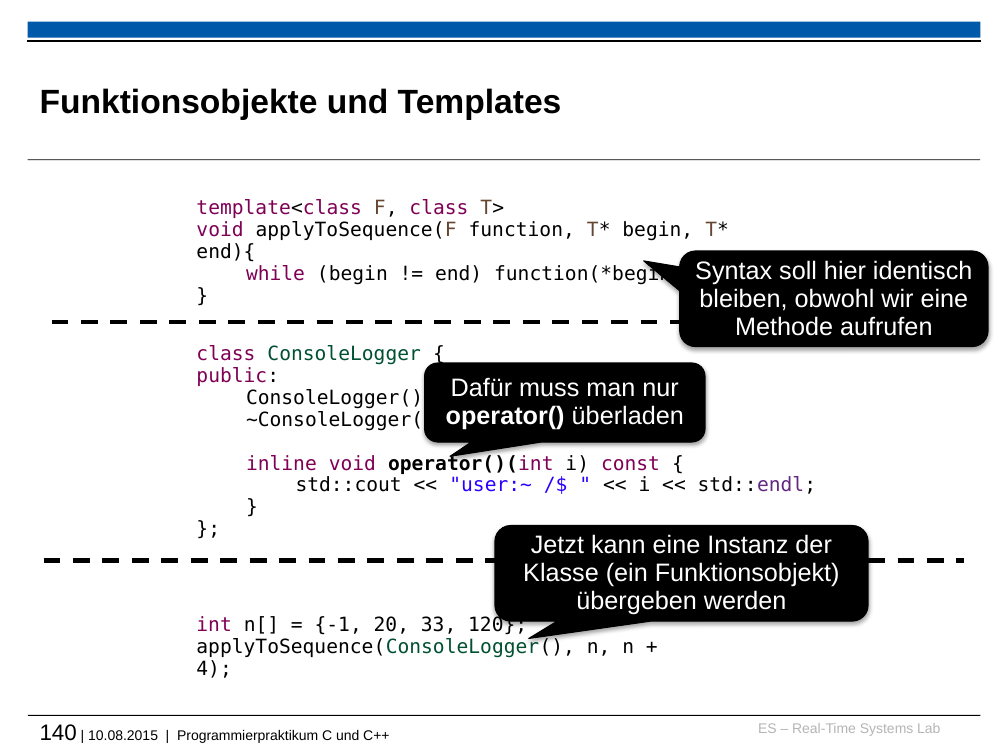
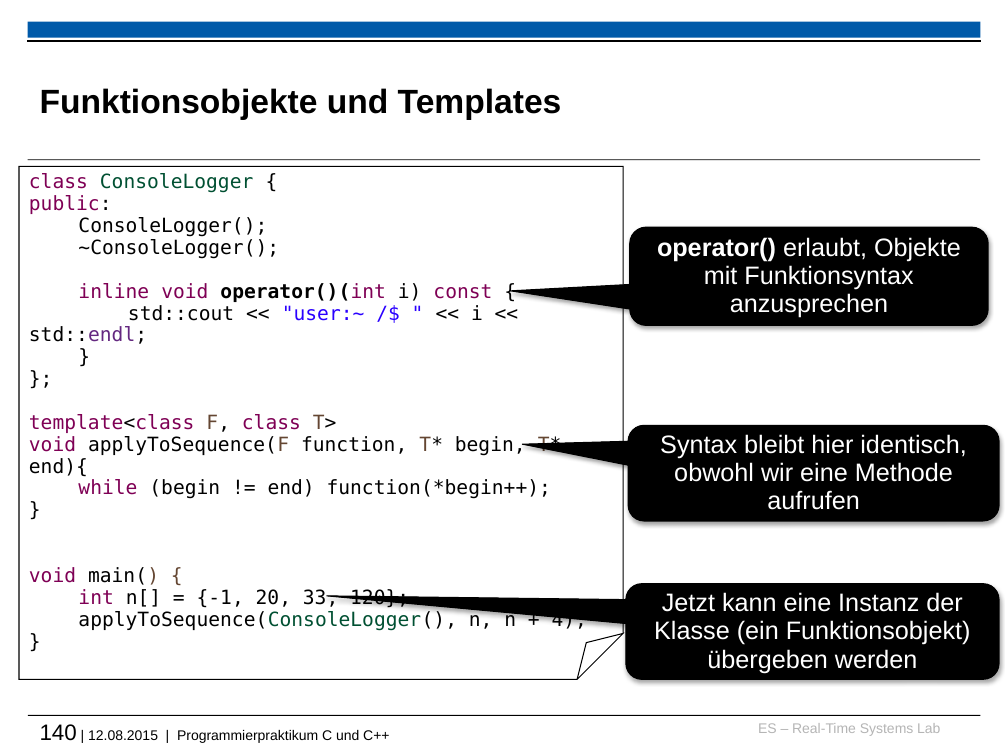
Before and after one commit to h82k/tud-cppp, a slide deck: slide 140 of vorlesung/cppp_lecture.pptx. Drawn at 1008x756 pixels with LibreOffice and Linux fonts; fonts in the diff are those of the drawing; background and template pictures are left out. Boxes give left, top, right and bottom in pixels: in the first picture for what was removed or moved away, otherwise in the second. Text is boxed around its words. In the diff, an @@ line names an element or a change of style, - is before the commit and + after.

Commit message:
Improve presentation

```diff
--- a/vorlesung/cppp_lecture.pptx
+++ b/vorlesung/cppp_lecture.pptx
@@ folded corner "class ConsoleLogger {" resized from (x1=196, y1=345, x2=817, y2=494) to (x1=19, y1=166, x2=623, y2=679) @@
@@ folded corner "class ConsoleLogger {" at (x1=19, y1=166, x2=623, y2=679): outline none to #000000 0.75 pt @@
@@ text removed at (x1=196, y1=199, x2=729, y2=285) @@
-template<class F, class T>
-void applyToSequence(F function, T* begin, T* end){
-while (begin != end) function(*begin++);
-}
@@ proportions changed in 3 elements at (x1=626, y1=584, x2=999, y2=679), (x1=628, y1=425, x2=999, y2=521), (x1=630, y1=227, x2=989, y2=325) @@
@@ rounded speech box "operator() erlaubt, Objekte mit Funktionsyntax ..." resized from (x1=424, y1=363, x2=705, y2=442) to (x1=630, y1=227, x2=989, y2=325) @@
@@ text in rounded speech box at (x1=657, y1=237, x2=961, y2=318): text changed @@
-Dafür muss man nur operator() überladen
+operator() erlaubt, Objekte mit Funktionsyntax anzusprechen
@@ line removed from (51, 323) to (973, 323) @@
@@ text in folded corner at (x1=29, y1=414, x2=587, y2=631): paragraphs added @@
+template<class F, class T>
+void applyToSequence(F function, T* begin, T* end){
+while (begin != end) function(*begin++);
+}
+void main() {
+int n[] = {-1, 20, 33, 120};
+applyToSequence(ConsoleLogger(), n, n + 4);
+}
@@ rounded speech box "Syntax bleibt hier identisch, obwohl ..." resized from (x1=679, y1=251, x2=988, y2=347) to (x1=628, y1=425, x2=999, y2=521) @@
@@ text in rounded speech box at (x1=660, y1=434, x2=966, y2=510): text changed @@
-Syntax soll hier identisch bleiben, obwohl wir eine Methode aufrufen
+Syntax bleibt hier identisch, obwohl wir eine Methode aufrufen
@@ line removed from (43, 560) to (965, 560) @@
@@ rounded speech box "Jetzt kann eine Instanz der ..." moved from (x1=495, y1=525, x2=868, y2=621) to (x1=626, y1=584, x2=999, y2=679) @@
@@ text removed at (x1=196, y1=616, x2=634, y2=678) @@
-int n[] = {-1, 20, 33, 120};
-applyToSequence(ConsoleLogger(), n, n + 4);
@@ text at (x1=40, y1=724, x2=389, y2=743): text changed @@
-140 | 10.08.2015 | Programmierpraktikum C und C++
+140 | 12.08.2015 | Programmierpraktikum C und C++
```
Also in this commit, not shown: 33 other slides changed, 3 other files.
